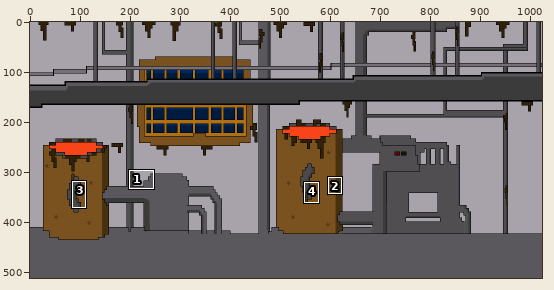
Pixel-art file -- Arte/Escenarios/volcan3.aseprite. Above, an overview of the earlier version with the close-up marked.
Close-up. Earlier state:
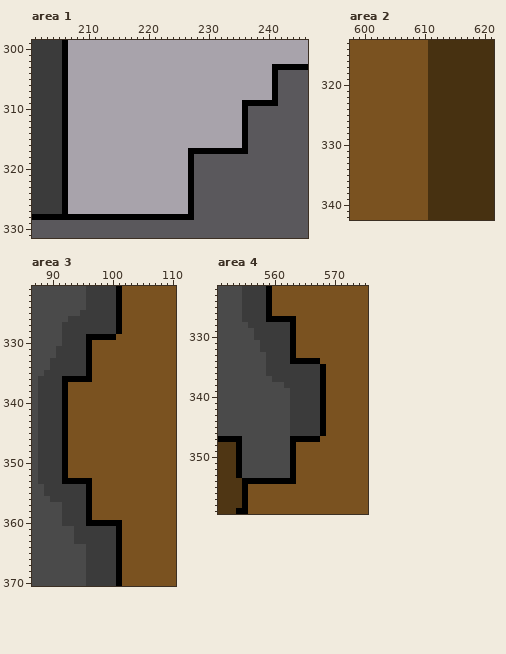
1024x512 pixels, 1 frame. Colours within 5 levels of each other are drawn and written as one. Shown: area 1: x 201..246, y 299..331; area 2: x 598..621, y 313..342; area 3: x 87..110, y 321..370; area 4: x 551..575, y 322..359. The commit also changed other parts of the picture, which this record leaves out.
The same view after the edit:
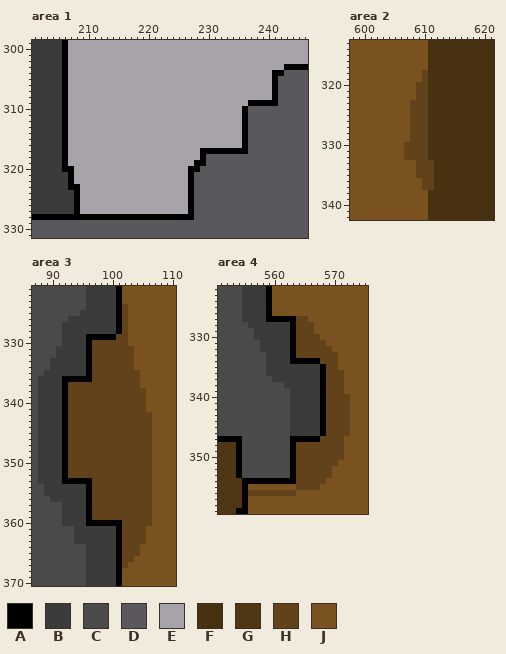
Palette (. is transparent): A #000000  B #3b3b3b  C #4a4a4a  D #5a585c  E #a8a3ab  F #473111  G #4f3614  H #61421a  J #7a5220
The exact change:
Changed rows in their new state; - is an unchanged pixel.
Area 1, layer "Layer 1":
first column x 241:
303 EE
304 -A
first column x 236:
309 E
first column x 206:
317 ---------------------EE-
318 ---------------------EEA
319 ---------------------EAA
320 -A--------------------A-
321 BA----------------------
322 BA----------------------
323 BAA---------------------
324 BBA---------------------
325 BBA---------------------
326 BBA---------------------
327 BBA---------------------
Area 2, layer "Layer 1":
first column x 607:
318 ---H-
319 ---H-
320 --HH-
321 --HH-
322 --HH-
323 -HHH-
324 -HHH-
325 -HHH-
326 -HHH-
327 -HHH-
328 -HHH-
329 -HHH-
330 HHHH-
331 HHHH-
332 HHHH-
333 --HHH
334 --HHH
335 --HHH
336 ---HH
337 ---HH
Area 3, layer "Layer 1":
first column x 93:
324 ---------H----
325 ---------H----
326 ---------H----
327 ---------H----
328 ---------H----
329 --------HH----
330 ----HHHHHH----
331 ----HHHHHHH---
332 ----HHHHHHH---
333 ----HHHHHHH---
334 ----HHHHHHH---
335 ----HHHHHHHH--
336 ----HHHHHHHH--
337 HHHHHHHHHHHH--
338 HHHHHHHHHHHHH-
339 HHHHHHHHHHHHH-
340 HHHHHHHHHHHHH-
341 HHHHHHHHHHHHH-
342 HHHHHHHHHHHHHH
343 HHHHHHHHHHHHHH
344 HHHHHHHHHHHHHH
345 HHHHHHHHHHHHHH
346 HHHHHHHHHHHHHH
347 HHHHHHHHHHHHHH
348 HHHHHHHHHHHHHH
349 HHHHHHHHHHHHHH
350 HHHHHHHHHHHHHH
351 HHHHHHHHHHHHHH
352 HHHHHHHHHHHHHH
353 ----HHHHHHHHHH
354 ----HHHHHHHHHH
355 ----HHHHHHHHHH
356 ----HHHHHHHHHH
357 ----HHHHHHHHHH
358 ----HHHHHHHHHH
359 ----HHHHHHHHHH
360 ---------HHHHH
361 ---------HHHH-
362 ---------HHHH-
363 ---------HHHH-
364 ---------HHH--
365 ---------HHH--
366 ---------HH---
367 ---------H----
Area 4, layer "Layer 1":
first column x 556:
327 --------HH-------
328 --------HHH------
329 --------HHH------
330 --------HHHH-----
331 --------HHHHH----
332 --------HHHHHH---
333 --------HHHHHHH--
334 ------------HHH--
335 -------------HH--
336 -------------HHH-
337 -------------HHH-
338 -------------HHH-
339 -------------HHH-
340 -------------HHHH
341 -------------HHHH
342 -------------HHHH
343 -------------HHHH
344 -------------HHHH
345 -------------HHHH
346 -------------HHHH
347 ------------HHHH-
348 --------HHHHHHHH-
349 --------HHHHHHHH-
350 --------HHHHHHHH-
351 --------HHHHHHH--
352 --------HHHHHH---
353 --------HHHHHH---
354 --------HHHHH----
355 --------HHHH-----
356 HHHHHHHH---------
